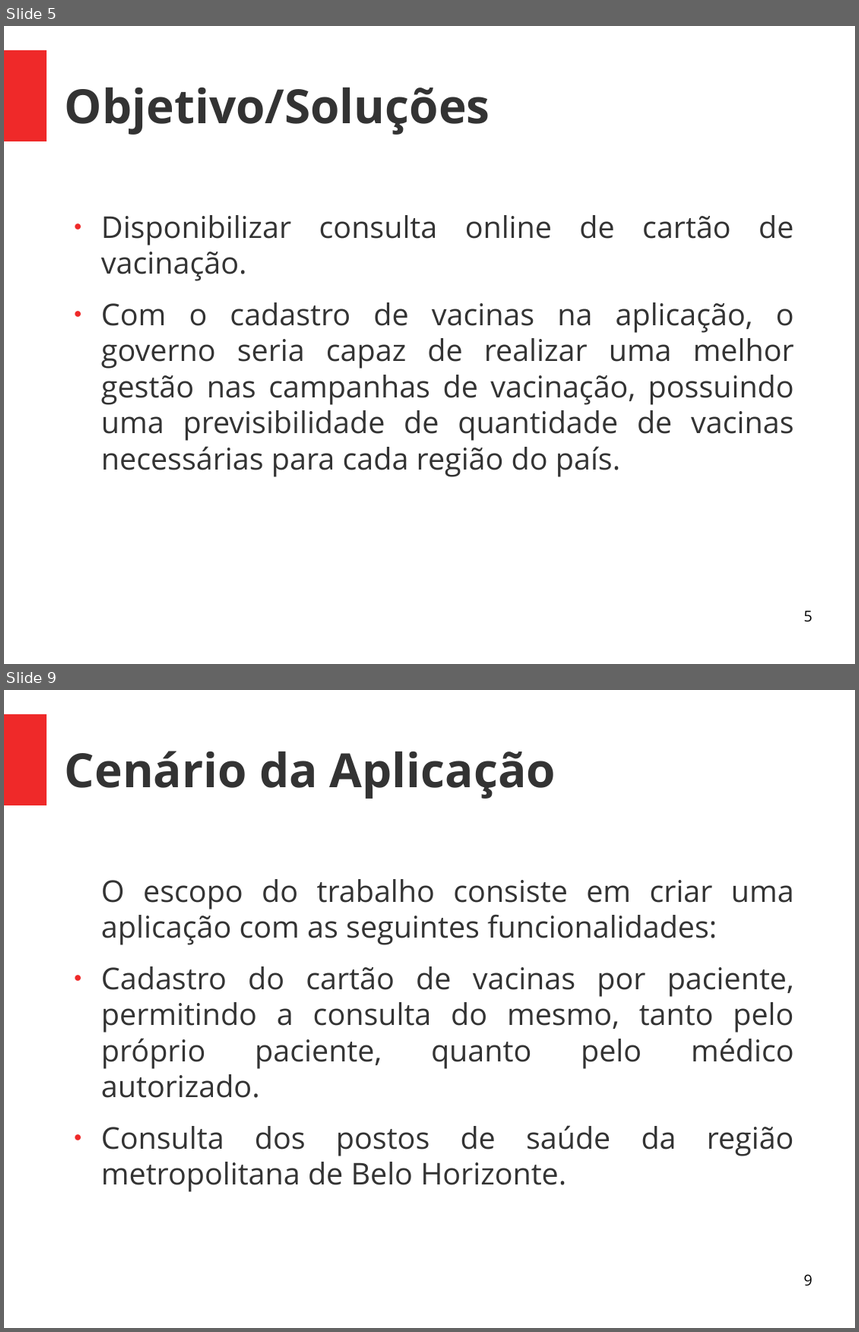
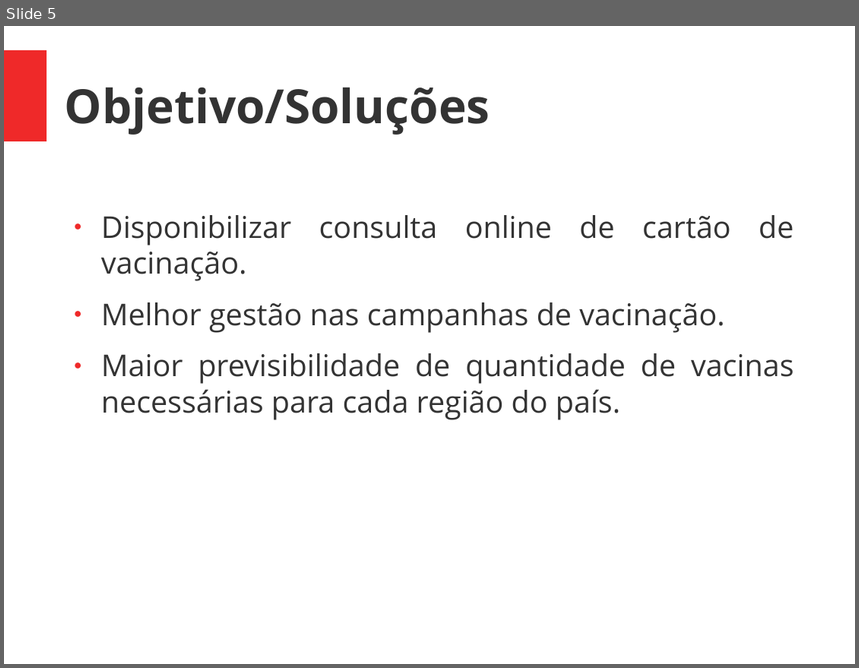
Before and after one commit to Saulodm/TCC, a slide deck: Apresentação/pré banca.odp. Shown one above the other, each under a label of ours: slides 5 and 9 before the commit, slide 5 after it; the slides between them are not shown. The pictures are 859x1332 and 859x668 pixels, drawn with LibreOffice and Linux fonts; fonts in the diff are those of the drawing. Boxes give left, top, right and bottom in pixels: in the first picture for what was removed or moved away, otherwise in the second. Text is boxed around its words. In the diff, an @@ line names an element or a change of style, - is before the commit and + after.

```diff
--- a/Apresentação/pré banca.odp
+++ b/Apresentação/pré banca.odp
@@ slide 9 removed at (4, 690, 855, 1328), background #FFFFFF; not listed: 1 template element that a slide beside it also shows @@
@@ title removed at (65, 751, 556, 799) @@
-Cenário da Aplicação
@@ text removed at (101, 879, 794, 1192) @@
-O escopo do trabalho consiste em criar uma aplicação com as seguintes funcionalidades:
-● Cadastro do cartão de vacinas por paciente, permitindo a consulta do mesmo, tanto pelo próprio paciente, quanto pelo médico autorizado.
-● Consulta dos postos de saúde da região metropolitana de Belo Horizonte.
@@ page number removed at (804, 1274, 813, 1287) @@
-9
@@ slide 5 changed as well @@
@@ text at (101, 303, 794, 420): text changed @@
-● Com o cadastro de vacinas na aplicação, o governo seria capaz de realizar uma melhor gestão nas campanhas de vacinação, possuindo uma previsibilidade de quantidade de vacinas necessárias para cada região do país.
+● Melhor gestão nas campanhas de vacinação.
+● Maior previsibilidade de quantidade de vacinas necessárias para cada região do país.
@@ page number removed at (804, 611, 813, 623) @@
-5
```
Also in this commit, not shown: 6 other slides changed, 3 slides added, 4 other slides removed, 22 other files.
